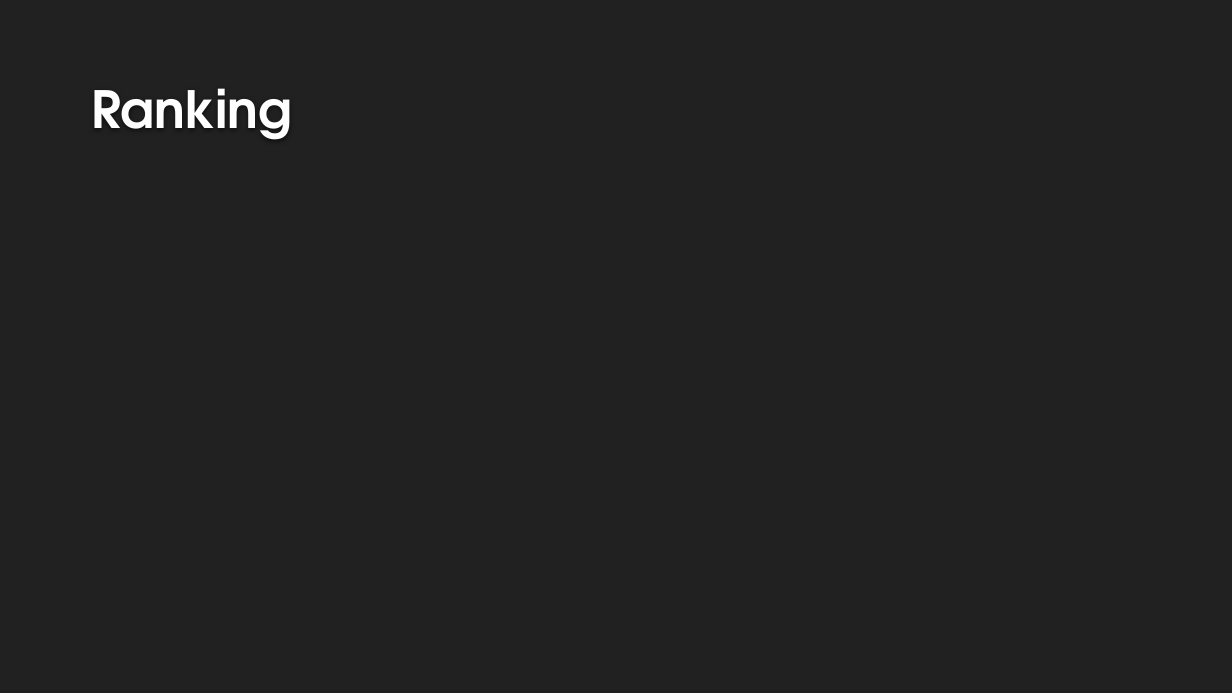
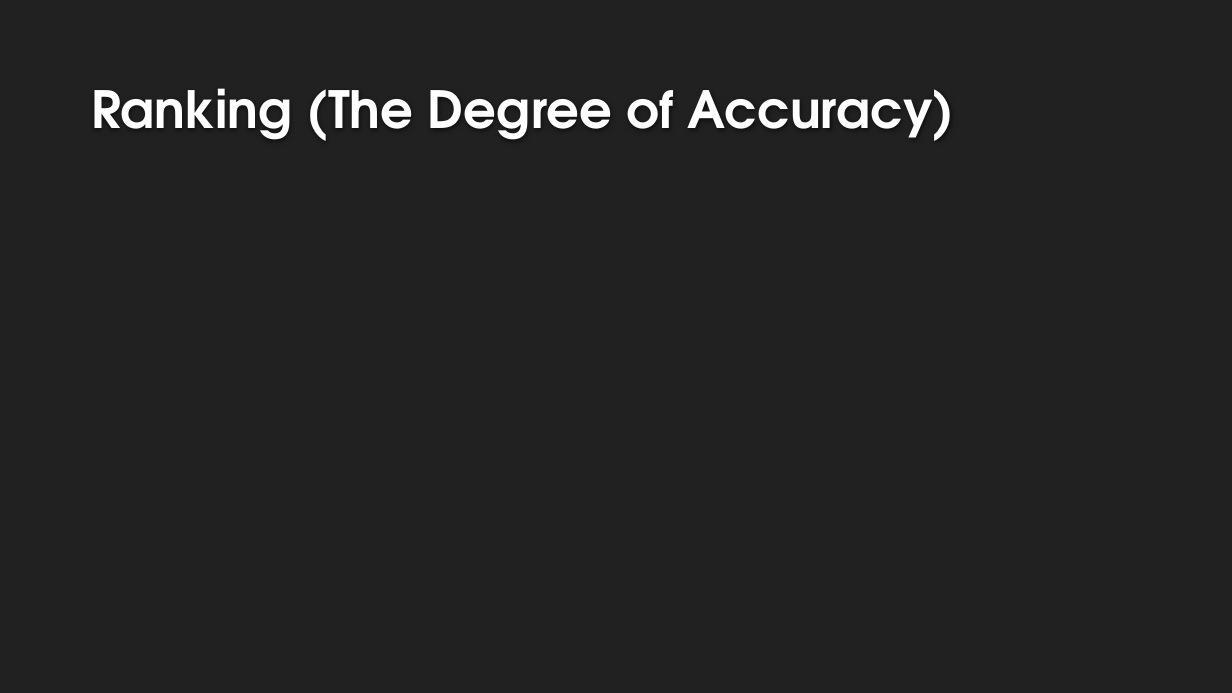
Before and after one commit to makerdark98/swprogramming, a slide deck: slide 7 of SW presentation.pptx (slide 6 before the commit). Drawn at 1232x693 pixels with LibreOffice and Linux fonts; fonts in the diff are those of the drawing; grey boxes stand for pictures; background and template pictures are left out. Boxes give left, top, right and bottom in pixels: in the first picture for what was removed or moved away, otherwise in the second. Text is boxed around its words. In the diff, an @@ line names an element or a change of style, - is before the commit and + after.

```diff
--- a/SW presentation.pptx
+++ b/SW presentation.pptx
@@ title at box(91, 88, 955, 141): text changed @@
-Ranking
+Ranking (The Degree of Accuracy)
```
Also in this commit, not shown: 4 other slides changed, 2 slides added, 1 other file.
